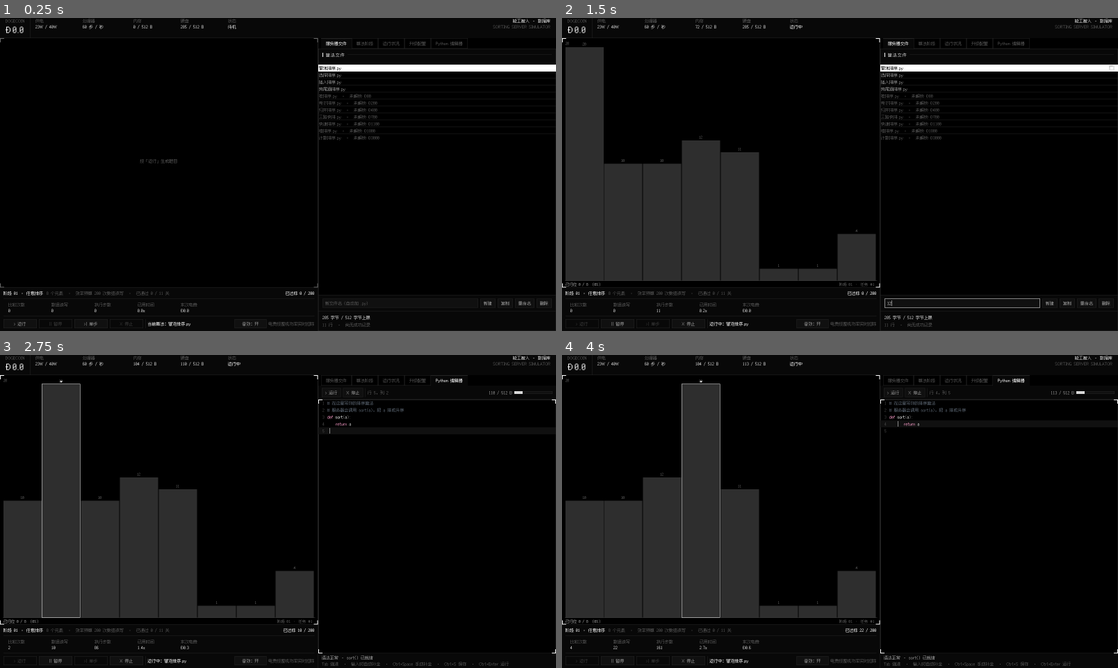
Above: before the commit, frames 1-4 (two rows, left to right).
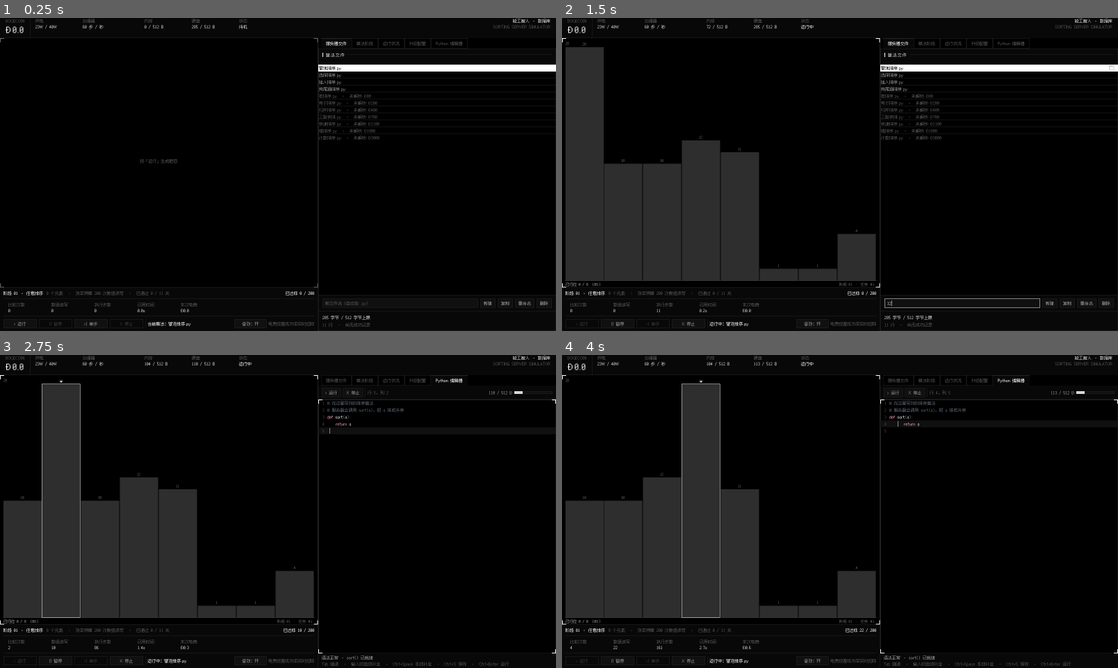
Above: after the commit, the same moments.

Repository: WWNNL/SORTING-SERVER-SIMULATOR
Game: Godot game, scene res://scenes/main.tscn
Two runs of this game, one before a commit and one after it. Both use one fixed random seed, a clock stepped at 60 frames per second and the inputs below.
Inputs (mouse positions are in pixels of both pictures, inside the frame that each line leads up to):
- Up to frame 1 (0.25 s): no input
- Up to frame 2 (1.5 s): click (962, 302) at 0.52 s; type "12" at 0.6 s; click "> 运行" at 1.25 s
- Up to frame 3 (2.75 s): tap Enter at 2, 2.1 s; move the mouse to (400, 495) at 2.02 s; hold Up from 2.03 s (still down); click (400, 495) at 2.17 s; tap Space at 2.27 s
- Up to frame 4 (4 s): release Up at 2.75 s; drag from (1001, 527) to (812, 574) at 2.77 s; move the mouse to (895, 442) at 3.52 s; hold Up from 3.53 s (still down); tap Tab at 3.6 s

The runs differ from the first frame. In frame 1, 0.2% of the frame differs, in the area x 24-45%, y 0-4%; in frame 2, 0.2%; in frame 3, 0.2%, in the area x 24-46%, y 0-4%; in frame 4, 0.2%.

Commit message:
fix: 顶栏处理器指标调速后把顶栏撑得左右挪
玩家报"顶栏上显示的处理器速度在手动调速后显示有bug"。实测是芯片宽度跟着文本走：

  100%  130,000 步 / 秒            88px 文本 → 芯片 146px
  50%   65,000 / 130,000 步 / 秒   140px      → 芯片 168px
  1%    1,300 / 130,000 步 / 秒    134px      → 芯片 162px
  逐行  1 行 / 130,000 步 / 秒      130px      → 芯片 158px

一拖滑条芯片就从 146 变到 168，整条顶栏（内存/硬盘/状态）跟着左右挪。
顶栏其它几格的文本长度是固定的，只有处理器这格会写"当前 / 额定"，所以只有它抖。

改法：_make_chip 增加 value_w 参数，给数值那行一个固定宽度 + clip_text；
处理器这格按最长那句（"128,700 / 130,000 步 / 秒" = 146px）取 150px。

顺带修一个我自己上一版引入的回归：颜色只在 else 分支里设过，
全速跑回来时芯片会留着"降速"的白色。现在三种文案各自定文本、
颜色统一在最后按 now >= rated 决定。

验证（实机）
- 六个速度档（100% / 99% / 50% / 10.1% / 1% / 逐行）芯片宽度全是 178px，
  顶栏总宽恒为 702px——不再随调速挪动。
- 颜色：全速 d8d8d8（TEXT_HI），降速与逐行 ffffff（WHITE），回到全速恢复 d8d8d8。
- 截图确认"1,300 / 130,000 步 / 秒"完整显示、未被裁切，各格间距均匀。
- 玩家 1% 设置测试后还原，读盘确认为 0.01。
- test_interp 26/0、test_moves 44/0。

Diff:
--- a/scripts/ui/main.gd
+++ b/scripts/ui/main.gd
@@ -196,8 +196,10 @@
 	var chips := HBoxContainer.new()
 	chips.add_theme_constant_override("separation", 0)
 	_chip["power"] = _make_chip("供电", "0W / 0W", 108)
-	# 处理器单独一格：滑条可以在额定速度以下调速，不显示出来玩家不知道自己在跑多快
-	_chip["cpu"] = _make_chip("处理器", "0 步 / 秒", 118)
+	# 处理器单独一格：滑条可以在额定速度以下调速，不显示出来玩家不知道自己在跑多快。
+	# 数值给 150px 固定宽（最长那句"128,700 / 130,000 步 / 秒"是 146px），
+	# 这样调速时芯片宽度不变、顶栏不会跟着挪。
+	_chip["cpu"] = _make_chip("处理器", "0 步 / 秒", 118, 150.0)
 	_chip["ram"] = _make_chip("内存", "0 / 0 B", 108)
 	_chip["disk"] = _make_chip("硬盘", "0 / 0 B", 108)
 	_chip["state"] = _make_chip("状态", "待机", 88)
@@ -221,12 +223,18 @@
 	return pc
 
 
-func _make_chip(caption: String, value: String, width := 112) -> Dictionary:
+## 顶栏指标格。value_w 是数值那行的**固定**宽度（0 = 随文本）：
+## 处理器那格会写"当前 / 额定"，最长 146px；不固定的话芯片宽度会随文本变
+## （实测 146 → 168px），一拖滑条整条顶栏就跟着挪。
+func _make_chip(caption: String, value: String, width := 112, value_w := 0.0) -> Dictionary:
 	var box := VBoxContainer.new()
 	box.add_theme_constant_override("separation", 1)
 	box.custom_minimum_size = Vector2(width, 0)
 	box.add_child(Prts.dim_label(caption))
 	var v := Prts.label(value, Prts.FS_SMALL, Prts.TEXT_HI)
+	if value_w > 0.0:
+		v.custom_minimum_size = Vector2(value_w, 0)
+		v.clip_text = true     # 万一将来文案更长，裁掉而不是把顶栏撑开
 	box.add_child(v)
 	var root := Prts.pad(box, 14, 0)
 	return {"root": root, "value": v}
@@ -1253,14 +1261,14 @@
 	if Game.is_frame_step():
 		# 逐行档：最低速度 = 1 行/秒
 		cl.text = "1 行 / %s 步 / 秒" % Prts.comma(rated)
-		Prts.set_color_cached(cl, "cpu", Prts.WHITE, _color_cache)
 	elif now >= rated:
 		cl.text = "%s 步 / 秒" % Prts.comma(now)
 	else:
 		# 调速后写成"当前 / 额定"，一眼看出是滑条压下来的还是硬件就这么多
 		cl.text = "%s / %s 步 / 秒" % [Prts.comma(now), Prts.comma(rated)]
-		Prts.set_color_cached(cl, "cpu", Prts.TEXT_HI if now >= rated else Prts.WHITE,
-			_color_cache)
+	# 颜色统一在这里定：以前只有 else 分支设色，全速跑回来时会留着"降速"的白色
+	Prts.set_color_cached(cl, "cpu", Prts.TEXT_HI if now >= rated else Prts.WHITE,
+		_color_cache)
 
 	var rl: Label = _chip["ram"]["value"]
 	var used := 0
